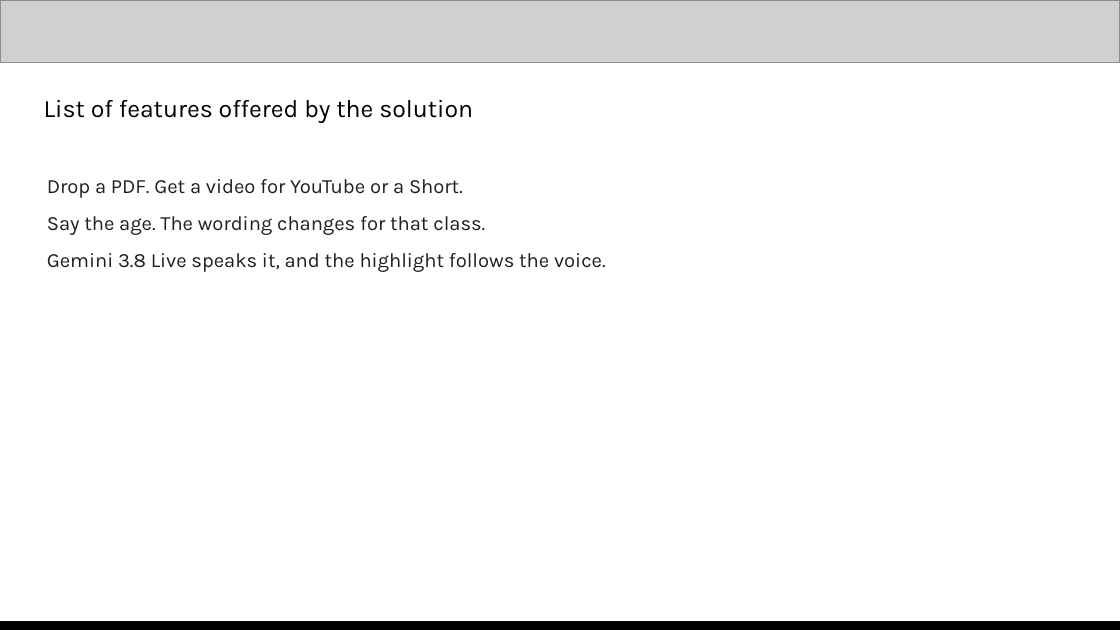
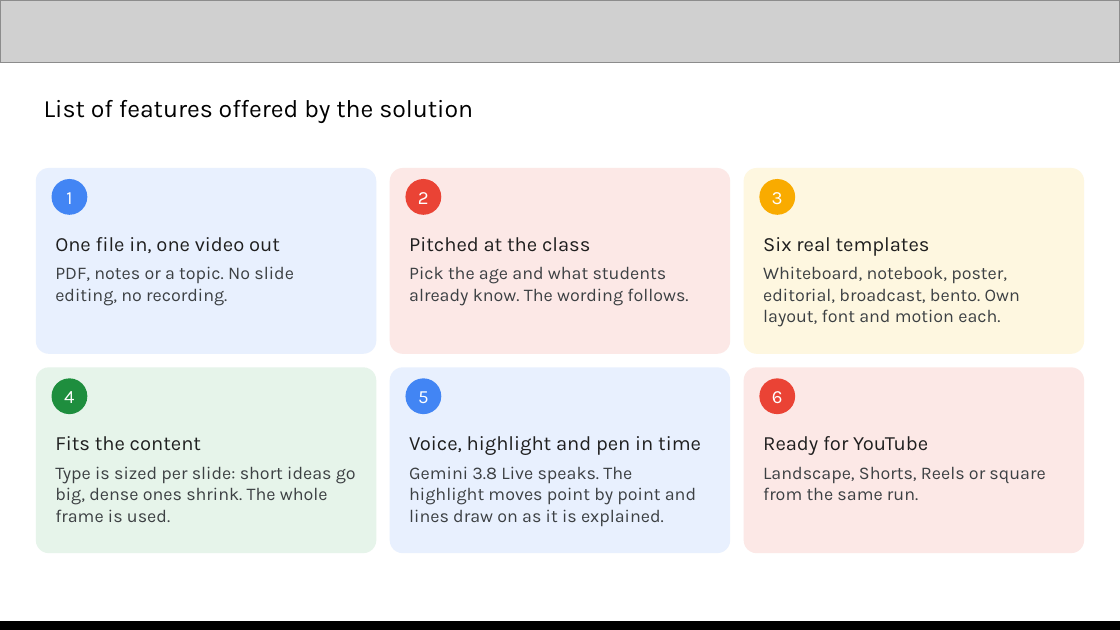
Before and after one commit to saitej123/Gemini-Multimodal-Studio, a slide deck: slide 5 of Template/Out/Multimodal Studio - AI Builder Cup.pptx. Drawn at 1120x630 pixels with LibreOffice and Linux fonts; fonts in the diff are those of the drawing; grey boxes stand for pictures. Boxes give left, top, right and bottom in pixels: in the first picture for what was removed or moved away, otherwise in the second. Text is boxed around its words. In the diff, an @@ line names an element or a change of style, - is before the commit and + after.

```diff
--- a/Template/Out/Multimodal Studio - AI Builder Cup.pptx
+++ b/Template/Out/Multimodal Studio - AI Builder Cup.pptx
@@ rounded rectangle added at bbox=[36, 168, 376, 354], fill #E8F0FE, 11.5 pt, text #3C4043 @@
+One file in, one video out
+PDF, notes or a topic. No slide editing, no recording.
@@ text removed at bbox=[47, 179, 606, 272] @@
-Drop a PDF. Get a video for YouTube or a Short.
-Say the age. The wording changes for that class.
-Gemini 3.8 Live speaks it, and the highlight follows the voice.
@@ ellipse added at bbox=[52, 179, 87, 215], fill #4285F4, 12 pt, text #FFFFFF @@
+1
@@ rounded rectangle added at bbox=[390, 168, 730, 354], fill #FCE8E6, 11.5 pt, text #3C4043 @@
+Pitched at the class
+Pick the age and what students already know. The wording follows.
@@ ellipse added at bbox=[405, 179, 441, 215], fill #EA4335, 12 pt, text #FFFFFF @@
+2
@@ rounded rectangle added at bbox=[744, 168, 1084, 354], fill #FEF7E0, 11.5 pt, text #3C4043 @@
+Six real templates
+Whiteboard, notebook, poster, editorial, broadcast, bento. Own layout, font and motion each.
@@ ellipse added at bbox=[759, 179, 795, 215], fill #F9AB00, 12 pt, text #FFFFFF @@
+3
@@ rounded rectangle added at bbox=[36, 367, 376, 553], fill #E6F4EA, 11.5 pt, text #3C4043 @@
+Fits the content
+Type is sized per slide: short ideas go big, dense ones shrink. The whole frame is used.
@@ ellipse added at bbox=[52, 379, 87, 414], fill #1E8E3E, 12 pt, text #FFFFFF @@
+4
@@ rounded rectangle added at bbox=[390, 367, 730, 553], fill #E8F0FE, 11.5 pt, text #3C4043 @@
+Voice, highlight and pen in time
+Gemini 3.8 Live speaks. The highlight moves point by point and lines draw on as it is explained.
@@ ellipse added at bbox=[405, 379, 441, 414], fill #4285F4, 12 pt, text #FFFFFF @@
+5
@@ rounded rectangle added at bbox=[744, 367, 1084, 553], fill #FCE8E6, 11.5 pt, text #3C4043 @@
+Ready for YouTube
+Landscape, Shorts, Reels or square from the same run.
@@ ellipse added at bbox=[759, 379, 795, 414], fill #EA4335, 12 pt, text #FFFFFF @@
+6
```
Also in this commit, not shown: 8 other slides changed, 3 slides added, 3 slides removed, 13 other files.
